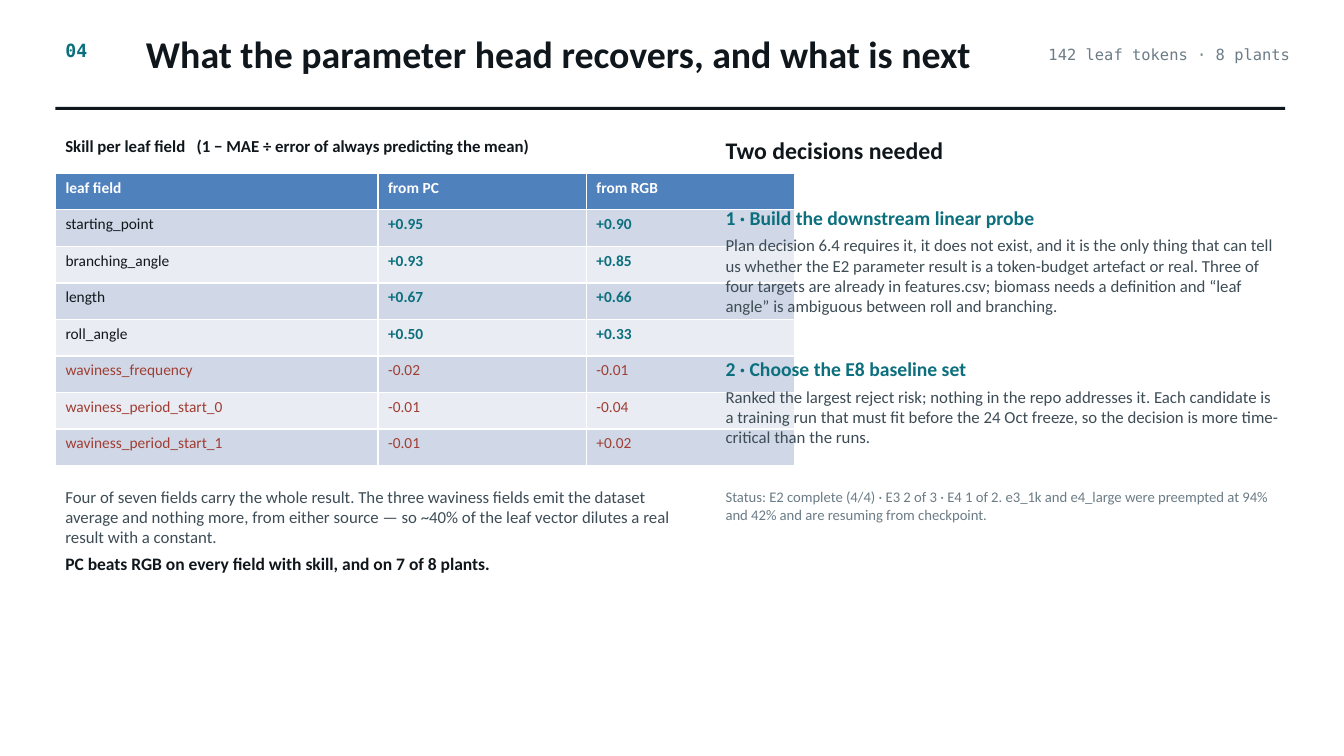
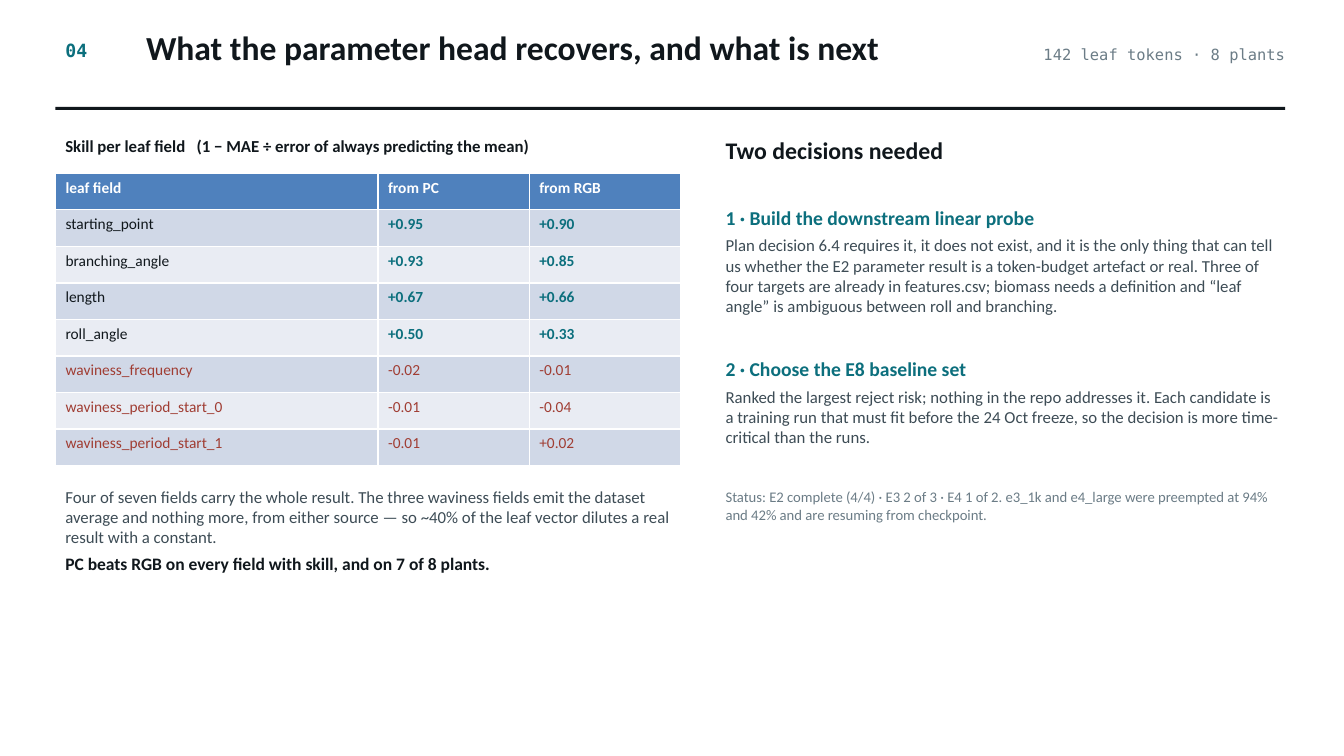
Before and after one commit to alloydas/embodiedmae, a slide deck: slide 5 of sorghum_results_2026-09-20.pptx. Drawn at 1344x756 pixels with LibreOffice and Linux fonts; fonts in the diff are those of the drawing. Boxes give left, top, right and bottom in pixels: in the first picture for what was removed or moved away, otherwise in the second. Text is boxed around its words. In the diff, an @@ line names an element or a change of style, - is before the commit and + after.

```diff
--- a/sorghum_results_2026-09-20.pptx
+++ b/sorghum_results_2026-09-20.pptx
@@ text "What the parameter head recovers, ..." at <box>146,36,878,66</box>: size 27 to 24 pt @@
@@ text "142 leaf tokens · 8 ...": place and size @@
-text "142 leaf tokens · 8 ..." at <box>1048,48,1290,63</box>
+text "142 leaf tokens · 8 ..." at <box>1043,48,1285,63</box>
@@ table: place and size @@
-table at <box>55,173,796,466</box>
+table at <box>55,173,681,466</box>
```
Also in this commit, not shown: 3 other slides changed, 1 other file.
